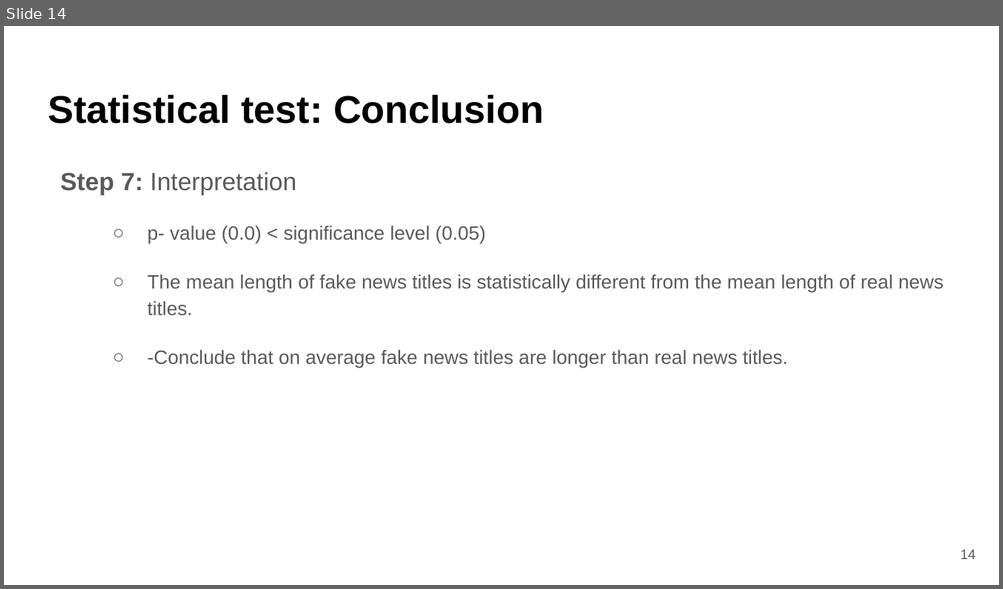
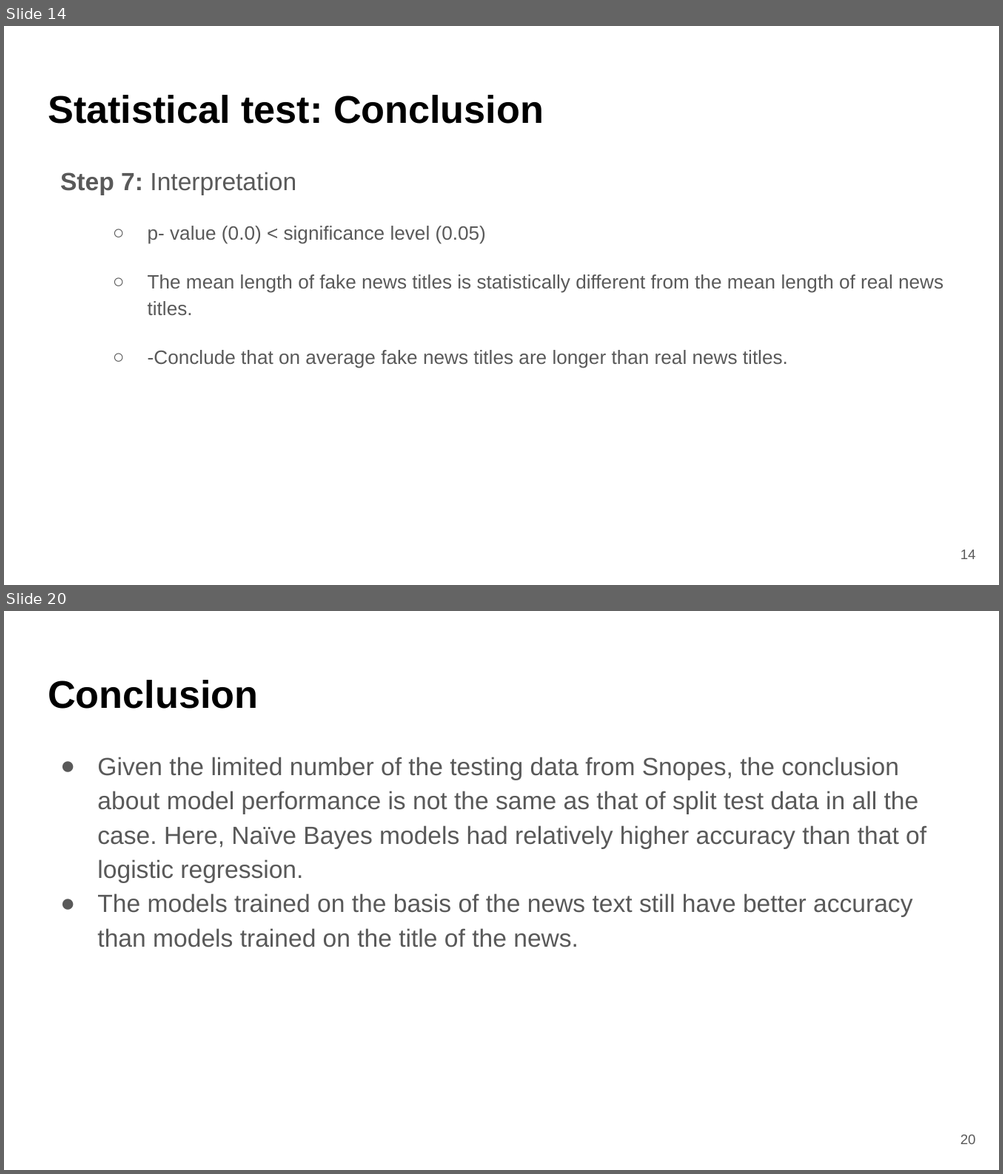
Before and after one commit to mgayalew/SpringBoard, a slide deck: Capstone project_2/Capstone project-2 final presentation.pptx. Shown one above the other, each under a label of ours: slide 14 before the commit, slides 14 and 20 after it; the slides between them are not shown. The pictures are 1003x589 and 1003x1174 pixels, drawn with LibreOffice and Linux fonts; fonts in the diff are those of the drawing. Boxes give left, top, right and bottom in pixels: in the first picture for what was removed or moved away, otherwise in the second. Text is boxed around its words. In the diff, an @@ line names an element or a change of style, - is before the commit and + after.

```diff
--- a/Capstone project_2/Capstone project-2 final presentation.pptx
+++ b/Capstone project_2/Capstone project-2 final presentation.pptx
@@ slide 20 added at <box>4,611,999,1170</box>, background #FFFFFF @@
@@ title added at <box>48,680,258,709</box>, 28 pt, text #000000, bold @@
+Conclusion
@@ text added at <box>97,757,926,948</box>, 18 pt, text #595959 @@
+● Given the limited number of the testing data from Snopes, the conclusion about model performance is not the same as that of split test data in all the case. Here, Naïve Bayes models had relatively higher accuracy than that of logistic regression.
+● The models trained on the basis of the news text still have better accuracy than models trained on the title of the news.
@@ page number added at <box>960,1135,976,1145</box>, 10 pt, text #595959 @@
+20
```
Also in this commit, not shown: 8 slides changed.
